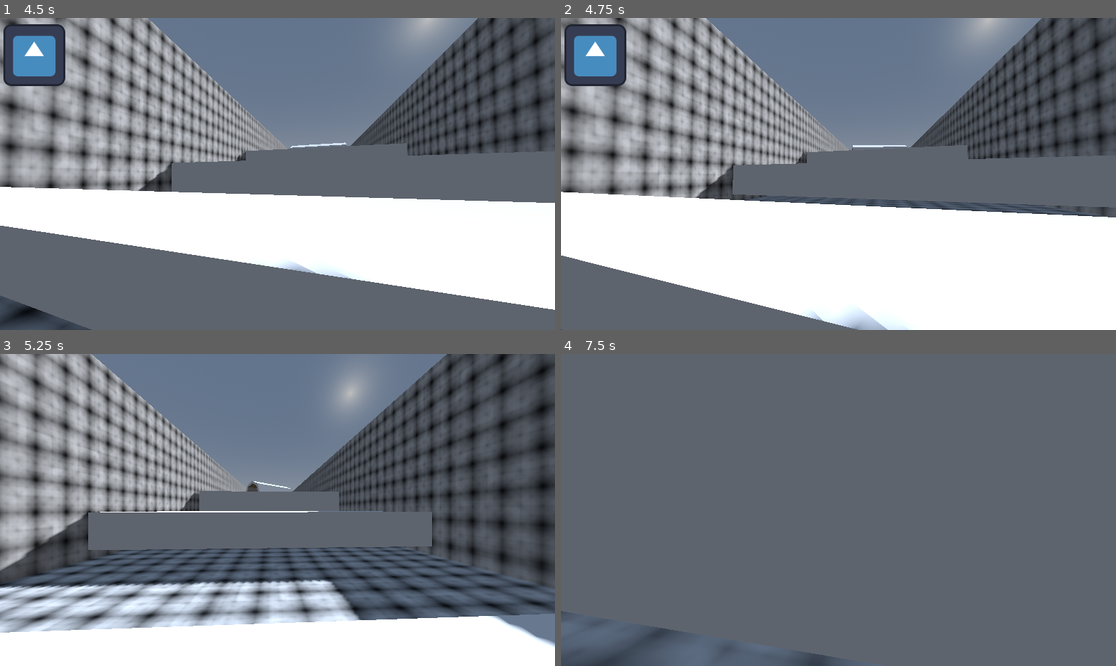
Above: before the commit, frames 1-4 (two rows, left to right).
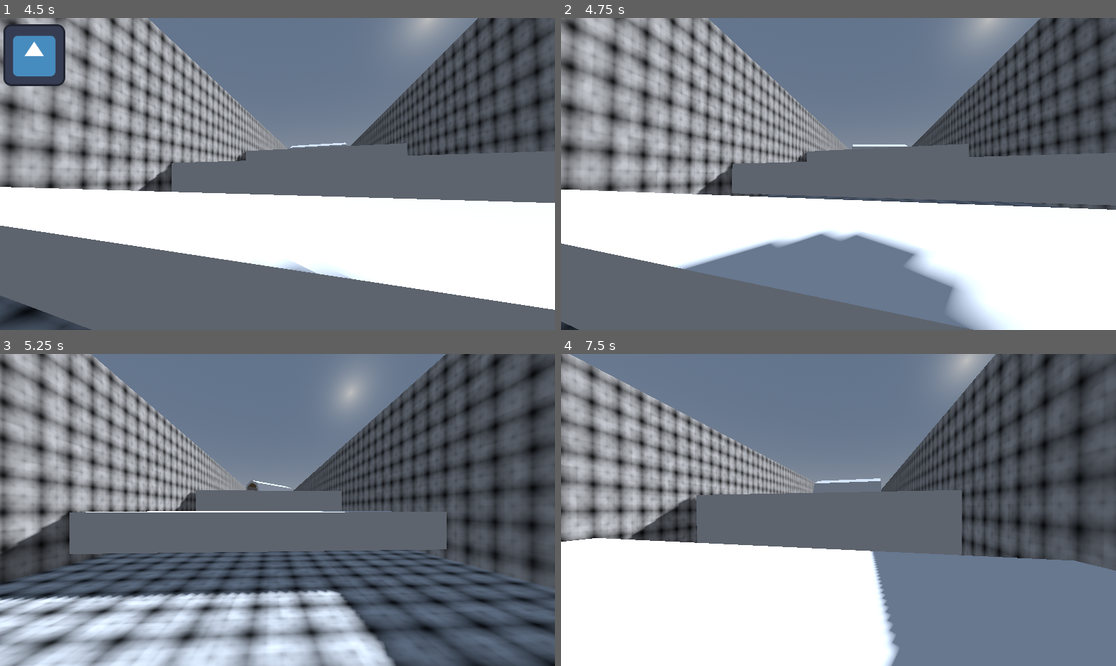
Above: after the commit, the same moments.

Repository: DISN-kolo/godot-3d-runner-controller
Game: Godot game, scene res://scenes/world.tscn
The game is run twice, just before and just after one commit, with the same random seed, the same clock (stepped at 60 frames per second) and the same inputs. The engine's default icon, where the game draws it, is replaced by a stand-in: a white triangle on a blue panel in a dark square.
Inputs (mouse positions are in pixels of both pictures, inside the frame that each line leads up to):
- Up to frame 1 (4.5 s): tap Enter (ui_accept) at 0.5, 1.52, 1.55, 1.82, 2.3, 3.02, 3.05, 3.32 s; move the mouse to (305, 174) at 0.52 s; hold Enter (ui_accept) 0.53-1.28 s; hold Up (ui_up) from 0.53 s (still down); move the mouse to (249, 174) at 1.27 s; tap Ctrl (crouch) at 1.35, 4.35 s; move the mouse to (288, 167) at 2.02 s; hold Shift (sprint) 2.03-2.78 s; move the mouse to (271, 180) at 2.77 s; tap Alt (zoom) at 2.85 s; move the mouse to (316, 177) at 3.52 s; hold Enter (ui_accept) 3.53-4.28 s; move the mouse to (233, 170) at 4.27 s
- Up to frame 2 (4.75 s): keep holding Up (ui_up); tap Enter (ui_accept) at 4.52, 4.55 s
- Up to frame 3 (5.25 s): keep holding Up (ui_up); tap Enter (ui_accept) at 4.82 s; move the mouse to (283, 510) at 5.02 s; hold Shift (sprint) from 5.03 s (still down)
- Up to frame 4 (7.5 s): tap Enter (ui_accept) at 5.3, 6.02, 6.05, 6.32 s; move the mouse to (816, 503) at 5.77 s; release Up (ui_up) at 5.78 s; release Shift (sprint) at 5.78 s; hold Right (ui_right) 5.78-6.53 s; tap Alt (zoom) at 5.85 s; move the mouse to (866, 510) at 6.52 s; hold Enter (ui_accept) 6.53-7.28 s; hold Up (ui_up) from 6.53 s (still down); move the mouse to (810, 510) at 7.27 s; tap Ctrl (crouch) at 7.35 s

Frame 1 is identical in both runs. In frame 2, 22% of the frame differs, in the area x 0-100%, y 0-100%; in frame 3, 36%; in frame 4, 81%.

Commit message:
climbing remake (now sticks first)

Diff:
--- a/levels/level_0_runner_test.tscn
+++ b/levels/level_0_runner_test.tscn
@@ -184,6 +184,21 @@
 }]
 blend_shape_mode = 0
 shadow_mesh = SubResource("ArrayMesh_c68b5")
+
+[sub_resource type="Animation" id="Animation_jxjqp"]
+length = 0.001
+tracks/0/type = "value"
+tracks/0/imported = false
+tracks/0/enabled = true
+tracks/0/path = NodePath(".:rotation")
+tracks/0/interp = 1
+tracks/0/loop_wrap = true
+tracks/0/keys = {
+"times": PackedFloat32Array(0),
+"transitions": PackedFloat32Array(1),
+"update": 0,
+"values": [Vector3(0, 0, 0)]
+}
 
 [sub_resource type="Animation" id="Animation_synfr"]
 resource_name = "spinn"
@@ -202,25 +217,25 @@
 "values": [Vector3(0, 0, 0), Vector3(0, 6.28319, 0)]
 }
 
-[sub_resource type="Animation" id="Animation_jxjqp"]
+[sub_resource type="AnimationLibrary" id="AnimationLibrary_6q48h"]
+_data = {
+"RESET": SubResource("Animation_jxjqp"),
+"spinn": SubResource("Animation_synfr")
+}
+
+[sub_resource type="Animation" id="Animation_xhv65"]
 length = 0.001
 tracks/0/type = "value"
 tracks/0/imported = false
 tracks/0/enabled = true
-tracks/0/path = NodePath(".:rotation")
+tracks/0/path = NodePath(".:position")
 tracks/0/interp = 1
 tracks/0/loop_wrap = true
 tracks/0/keys = {
 "times": PackedFloat32Array(0),
 "transitions": PackedFloat32Array(1),
 "update": 0,
-"values": [Vector3(0, 0, 0)]
-}
-
-[sub_resource type="AnimationLibrary" id="AnimationLibrary_6q48h"]
-_data = {
-"RESET": SubResource("Animation_jxjqp"),
-"spinn": SubResource("Animation_synfr")
+"values": [Vector3(0, 3.5, -60)]
 }
 
 [sub_resource type="Animation" id="Animation_0ocud"]
@@ -237,22 +252,7 @@
 "times": PackedFloat32Array(0, 4, 8),
 "transitions": PackedFloat32Array(1, 1, 1),
 "update": 0,
-"values": [Vector3(0, 7, -60), Vector3(0, 7, -102), Vector3(0, 7, -60)]
-}
-
-[sub_resource type="Animation" id="Animation_xhv65"]
-length = 0.001
-tracks/0/type = "value"
-tracks/0/imported = false
-tracks/0/enabled = true
-tracks/0/path = NodePath(".:position")
-tracks/0/interp = 1
-tracks/0/loop_wrap = true
-tracks/0/keys = {
-"times": PackedFloat32Array(0),
-"transitions": PackedFloat32Array(1),
-"update": 0,
-"values": [Vector3(0, 7, -60)]
+"values": [Vector3(0, 3.5, -60), Vector3(0, 3.5, -102), Vector3(0, 3.5, -60)]
 }
 
 [sub_resource type="AnimationLibrary" id="AnimationLibrary_0q515"]
@@ -334,7 +334,7 @@
 }
 
 [node name="AnimatableBody3D2" type="AnimatableBody3D" parent="."]
-transform = Transform3D(1, 0, 0, 0, 1, 0, 0, 0, 1, 0, 7, -60)
+transform = Transform3D(1, 0, 0, 0, 1, 0, 0, 0, 1, 0, 3.5, -60)
 collision_layer = 3
 collision_mask = 3
 
--- a/player.tscn
+++ b/player.tscn
@@ -29,6 +29,7 @@
 transform = Transform3D(1, 0, 0, 0, 1, 0, 0, 0, 1, 0, 1.50967, 0)
 
 [node name="Camera3D" type="Camera3D" parent="Node3D"]
+current = true
 
 [node name="flashlight or something lol" type="SpotLight3D" parent="Node3D/Camera3D"]
 transform = Transform3D(1, 0, 0, 0, 1, 0, 0, 0, 1, 0.4, -0.50967, -0.3)
--- a/scenes/world.tscn
+++ b/scenes/world.tscn
@@ -14,6 +14,7 @@
 [sub_resource type="Environment" id="Environment_cro1d"]
 background_mode = 2
 sky = SubResource("Sky_ewmib")
+ambient_light_source = 3
 ssil_intensity = 3.02
 sdfgi_use_occlusion = true
 sdfgi_cascades = 8
--- a/scripts/OurGuy.gd
+++ b/scripts/OurGuy.gd
@@ -10,6 +10,7 @@
 #allows for after-ledge jumps
 var floorer = 1.0
 var first_jump = true
+var fresh_jump = 1.0 #prevent climb-jumps
 
 #bob moment
 const BOB_FREQ = 2.0
@@ -38,6 +39,8 @@
 var is_climbing = false
 var is_crouching = false
 var climb_point : Vector3
+var old_point : Vector3
+var old_head_pos_relative : Vector3
 
 func _ready():
 	Input.set_mouse_mode(Input.MOUSE_MODE_CAPTURED)
@@ -150,29 +153,39 @@
 					velocity.y = JUMP_VELOCITY
 				return
 			climb_point = results["position"]
+			old_head_pos_relative = head.position
+			old_point = self.global_position
+			head.position -= (climb_point-old_point)
+			self.global_position = climb_point
 			var tween = create_tween().parallel()
-			tween.tween_property(self, "position", climb_point, 0.7).set_trans(Tween.TRANS_EXPO)
+#			tween.tween_callback(func(): self.global_position = climb_point)
+#			tween.tween_callback(func(): self.velocity = Vector3.ZERO)
+			tween.tween_property(head, "position", old_head_pos_relative, 0.6).set_trans(Tween.TRANS_EXPO)
 			tween.tween_callback(func(): is_climbing = false)
+			self.velocity = Vector3.ZERO
+			fresh_jump = 0.0
+			tween.tween_property(self, "fresh_jump", 1.0, 0.05)
 #			tween.tween_callback(func(): print("finished climb!"))
 	if Input.is_action_just_pressed("ui_accept"):
-		if first_jump and floorer > 0.001 and not (can_climb() and not is_climbing): #leniency ^^^
+		if first_jump and floorer > 0.001 and not (can_climb() and not is_climbing) and fresh_jump >= 0.95: #leniency ^^^
 			first_jump = false
 			velocity.y = JUMP_VELOCITY
 
 
-		# Get the input direction and handle the movement/deceleration.
+	# Get the input direction and handle the movement/deceleration.
 	# As good practice, you should replace UI actions with custom gameplay actions.
 	var input_dir = Input.get_vector("ui_left", "ui_right", "ui_up", "ui_down")
 	var direction = (head.transform.basis * Vector3(input_dir.x, 0, input_dir.y)).normalized()
 	if is_on_floor():
-		if direction:
-			velocity.x = direction.x * speed
-			velocity.z = direction.z * speed
-		else:
-			velocity.x = 0
-			velocity.z = 0
-			velocity.x = lerp(velocity.x, direction.x * speed, 5.0 * delta)
-			velocity.z = lerp(velocity.z, direction.z * speed, 5.0 * delta)
+		if not is_climbing:
+			if direction:
+				velocity.x = direction.x * speed
+				velocity.z = direction.z * speed
+			else:
+				velocity.x = 0
+				velocity.z = 0
+				velocity.x = lerp(velocity.x, direction.x * speed, 5.0 * delta)
+				velocity.z = lerp(velocity.z, direction.z * speed, 5.0 * delta)
 	else:
 		velocity.x = lerp(velocity.x, direction.x * speed, 3.0 * delta)
 		velocity.z = lerp(velocity.z, direction.z * speed, 3.0 * delta)
